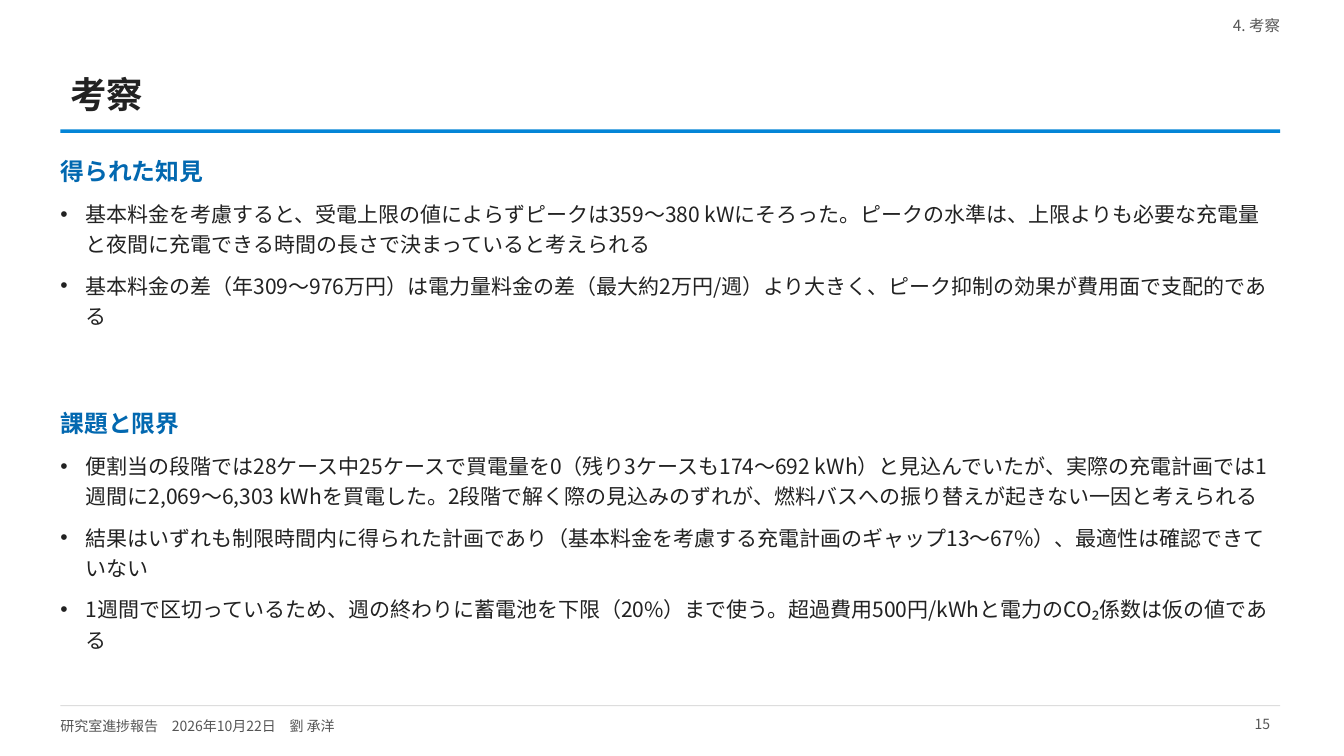
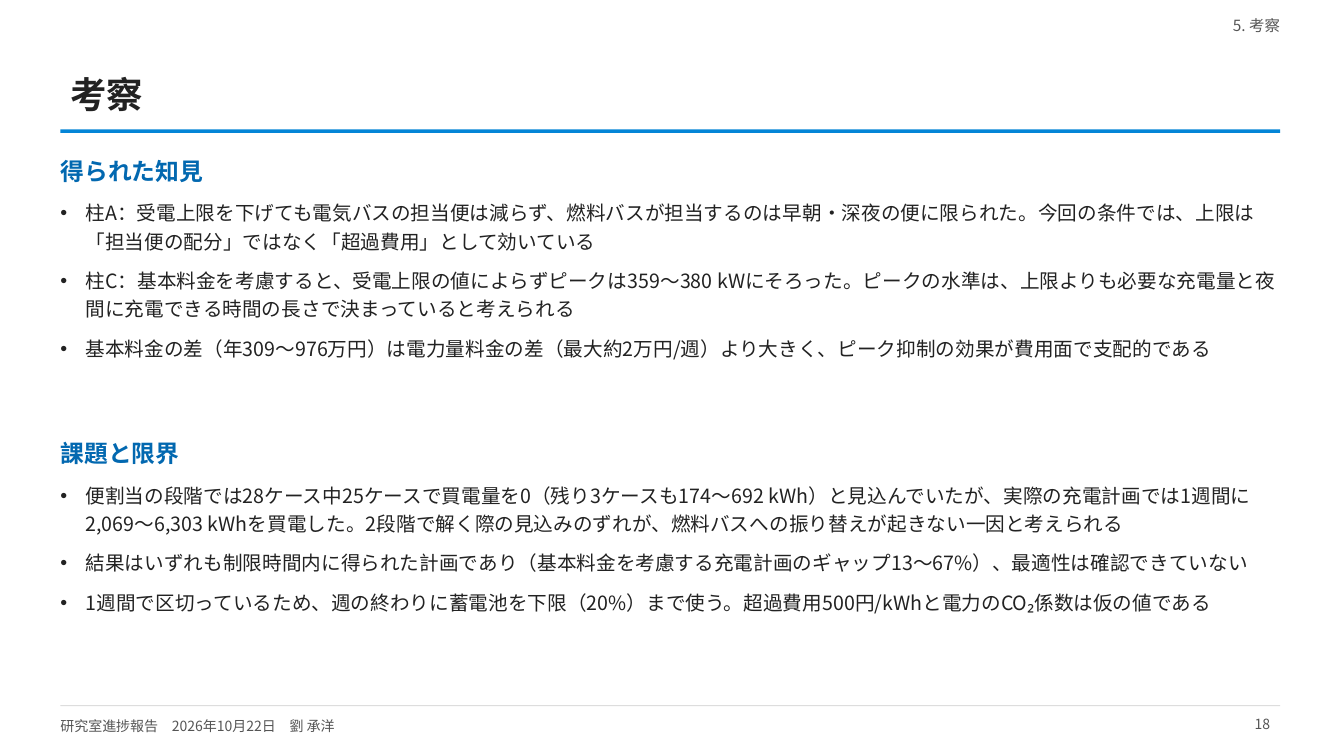
Before and after one commit to CYLIU2003/master-course, a slide deck: slide 18 of outcome/2026-10-22_lab_progress/lab_progress_20261022.pptx (slide 15 before the commit). Drawn at 1344x756 pixels with LibreOffice and Linux fonts; fonts in the diff are those of the drawing. Boxes give left, top, right and bottom in pixels: in the first picture for what was removed or moved away, otherwise in the second. Text is boxed around its words. In the diff, an @@ line names an element or a change of style, - is before the commit and + after.

```diff
--- a/outcome/2026-10-22_lab_progress/lab_progress_20261022.pptx
+++ b/outcome/2026-10-22_lab_progress/lab_progress_20261022.pptx
@@ text at [1233,18,1280,32]: text changed @@
-4. 考察
+5. 考察
@@ text at [86,203,1275,318]: text changed; size 15 to 14 pt @@
-• 基本料金を考慮すると、受電上限の値によらずピークは359〜380 kWにそろった。ピークの水準は、上限よりも必要な充電量と夜間に充電できる時間の長さで決まっていると考えられる
+• 柱A：受電上限を下げても電気バスの担当便は減らず、燃料バスが担当するのは早朝・深夜の便に限られた。今回の条件では、上限は「担当便の配分」ではなく「超過費用」として効いている
+• 柱C：基本料金を考慮すると、受電上限の値によらずピークは359〜380 kWにそろった。ピークの水準は、上限よりも必要な充電量と夜間に充電できる時間の長さで決まっていると考えられる
@@ text at [86,339,1211,360]: size 15 to 14 pt in "基本料金の差（年309〜976万円）は電力量料金の差（最大約2万円/週）より大きく、ピーク抑制の効果が費用面で支配的であ ..." @@
@@ text "課題と限界": place and size @@
-text "課題と限界" at [60,412,179,434]
+text "課題と限界" at [60,442,179,464]
@@ text "便割当の段階では28ケース中25ケースで買電量を0（残り3ケースも174〜692 kWh）と見込んでいたが、実際の充電計 ...": place and size @@
-text "便割当の段階では28ケース中25ケースで買電量を0（残り3ケースも174〜692 kWh）と見込んでいたが、実際の充電計 ..." at [86,456,1267,621]
+text "便割当の段階では28ケース中25ケースで買電量を0（残り3ケースも174〜692 kWh）と見込んでいたが、実際の充電計 ..." at [86,486,1250,614]
@@ text "便割当の段階では28ケース中25ケースで買電量を0（残り3ケースも174〜692 kWh）と見込んでいたが、実際の充電計 ..." at [86,486,1250,614]: size 15 to 14 pt @@
@@ page number at [1255,718,1271,729]: text changed @@
-15
+18
```
Also in this commit, not shown: 9 other slides changed, 3 slides added, 5 other files.
